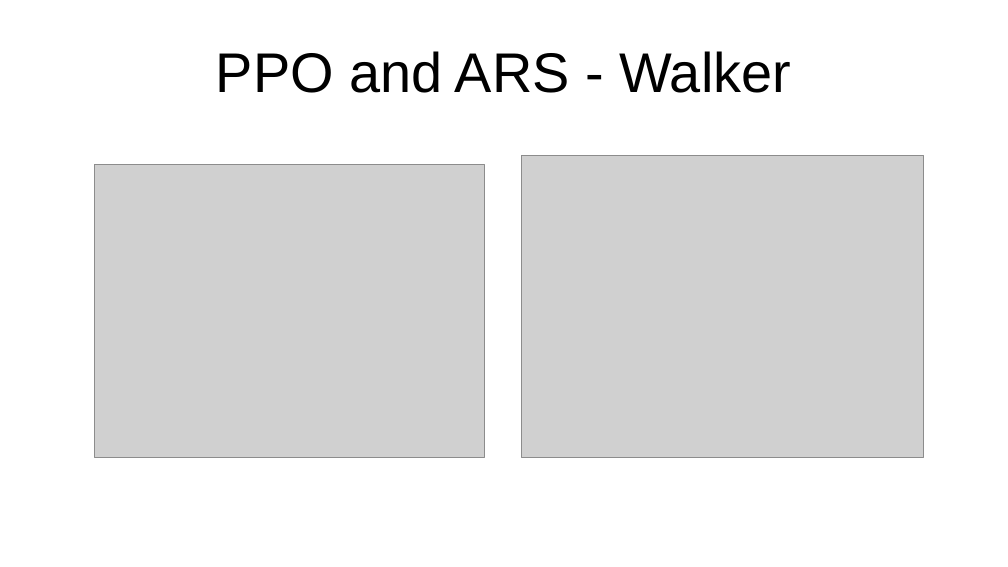
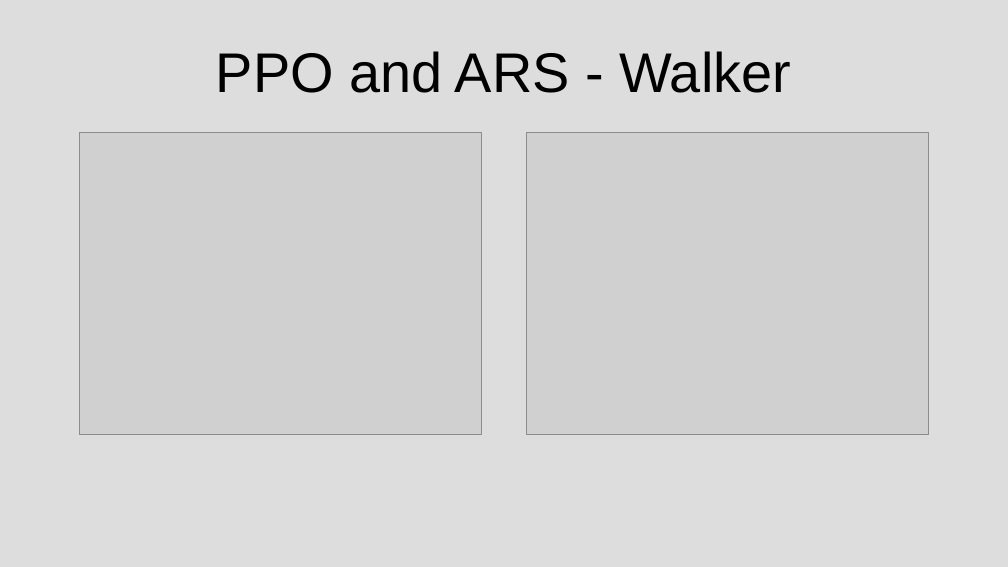
Before and after one commit to sgillen/seagul, a slide deck: slide 12 of seagul/rllib/rllib_with_rbf/Temporary_Results.pptx (slide 8 before the commit). Drawn at 1008x567 pixels with LibreOffice and Linux fonts; fonts in the diff are those of the drawing; grey boxes stand for pictures. Boxes give left, top, right and bottom in pixels: in the first picture for what was removed or moved away, otherwise in the second. Text is boxed around its words. In the diff, an @@ line names an element or a change of style, - is before the commit and + after.

```diff
--- a/seagul/rllib/rllib_with_rbf/Temporary_Results.pptx
+++ b/seagul/rllib/rllib_with_rbf/Temporary_Results.pptx
@@ background #FFFFFF to #BFBFBF at 53% opacity @@
@@ picture: place and size @@
-picture at <box>94,165,485,457</box>
+picture at <box>79,133,481,434</box>
@@ picture: place and size @@
-picture at <box>521,155,924,457</box>
+picture at <box>527,133,929,434</box>
```
Also in this commit, not shown: 17 other slides changed, 7 slides added, 1 slide removed.
